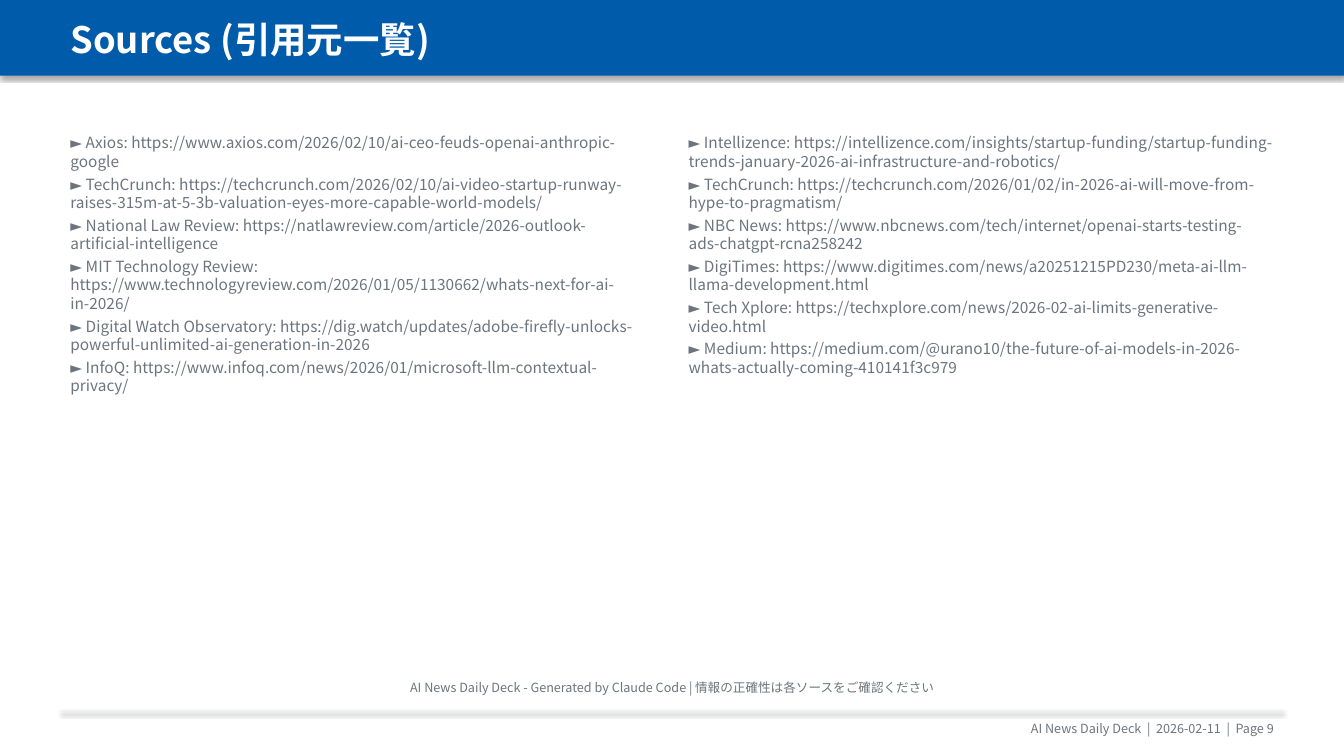
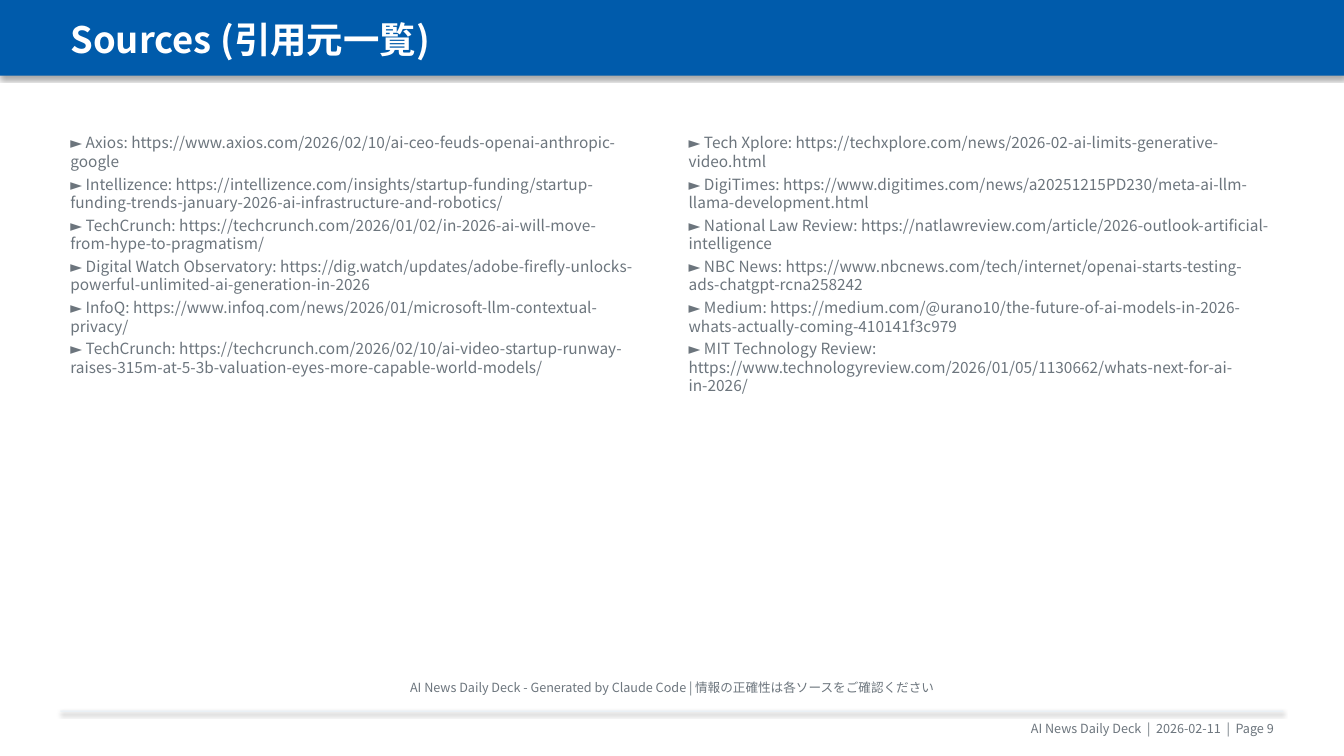
Before and after one commit to chel2311/ai-news-deck-reports, a slide deck: slide 10 of 2026-02-11/report.pptx. Drawn at 1344x756 pixels with LibreOffice and Linux fonts; fonts in the diff are those of the drawing. Boxes give left, top, right and bottom in pixels: in the first picture for what was removed or moved away, otherwise in the second. Text is boxed around its words. In the diff, an @@ line names an element or a change of style, - is before the commit and + after.

```diff
--- a/2026-02-11/report.pptx
+++ b/2026-02-11/report.pptx
@@ text at <box>689,136,1268,253</box>: text changed @@
-► Intellizence: https://intellizence.com/insights/startup-funding/startup-funding-trends-january-2026-ai-infrastructure-and-robotics/
-► TechCrunch: https://techcrunch.com/2026/01/02/in-2026-ai-will-move-from-hype-to-pragmatism/
+► Tech Xplore: https://techxplore.com/news/2026-02-ai-limits-generative-video.html
+► DigiTimes: https://www.digitimes.com/news/a20251215PD230/meta-ai-llm-llama-development.html
+► National Law Review: https://natlawreview.com/article/2026-outlook-artificial-intelligence
@@ text at <box>70,177,596,253</box>: text changed @@
-► TechCrunch: https://techcrunch.com/2026/02/10/ai-video-startup-runway-raises-315m-at-5-3b-valuation-eyes-more-capable-world-models/
-► National Law Review: https://natlawreview.com/article/2026-outlook-artificial-intelligence
-► MIT Technology Review: https://www.technologyreview.com/2026/01/05/1130662/whats-next-for-ai-in-2026/
+► Intellizence: https://intellizence.com/insights/startup-funding/startup-funding-trends-january-2026-ai-infrastructure-and-robotics/
+► TechCrunch: https://techcrunch.com/2026/01/02/in-2026-ai-will-move-from-hype-to-pragmatism/
@@ text at <box>689,260,1247,332</box>: paragraphs removed @@
-► DigiTimes: https://www.digitimes.com/news/a20251215PD230/meta-ai-llm-llama-development.html
-► Tech Xplore: https://techxplore.com/news/2026-02-ai-limits-generative-video.html
@@ text at <box>70,342,621,377</box>: paragraph added @@
+► TechCrunch: https://techcrunch.com/2026/02/10/ai-video-startup-runway-raises-315m-at-5-3b-valuation-eyes-more-capable-world-models/
@@ text at <box>689,342,1233,394</box>: paragraph added @@
+► MIT Technology Review: https://www.technologyreview.com/2026/01/05/1130662/whats-next-for-ai-in-2026/
```
Also in this commit, not shown: 6 other files.
